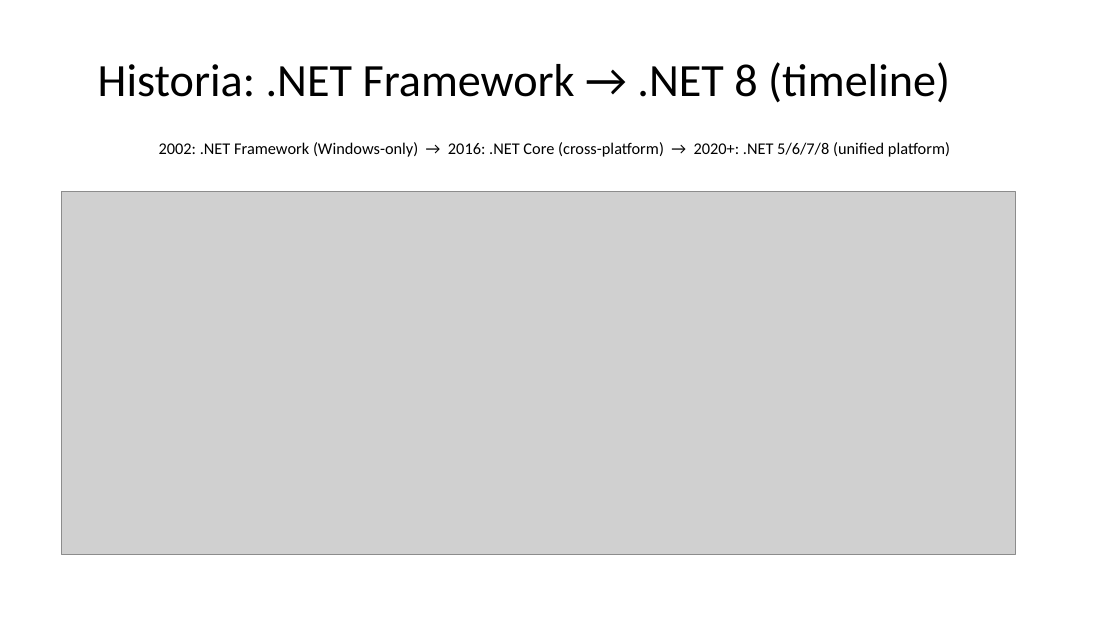
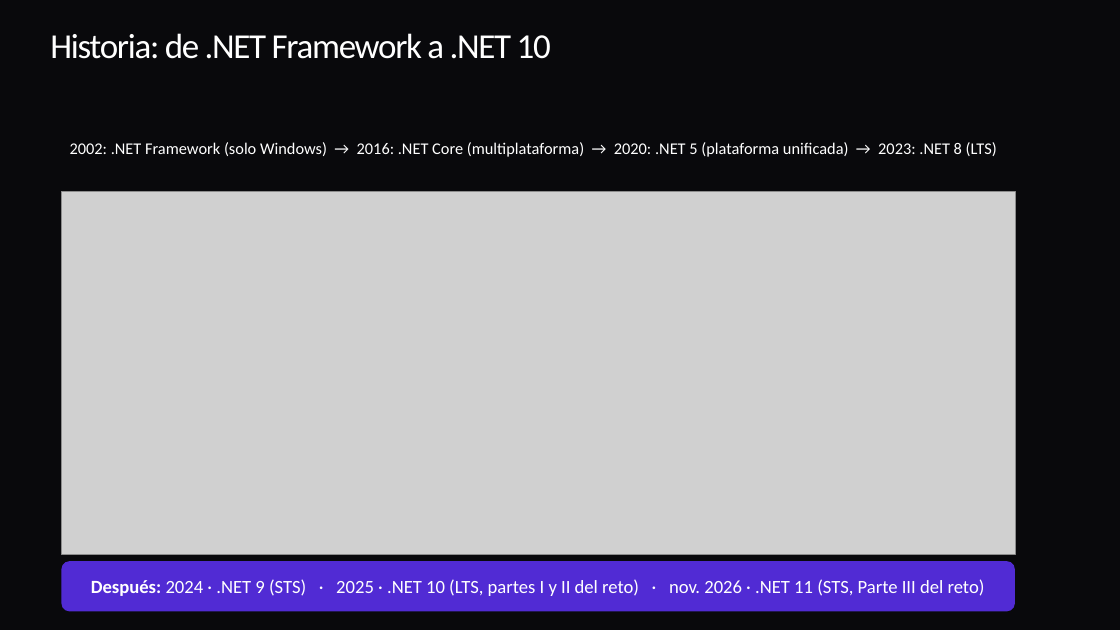
Before and after one commit to ybenzina/formacion-dotnet-junior, a slide deck: slide 6 of docs/masterclasses/masterclass-dotnet-technologies.pptx (slide 5 before the commit). Drawn at 1120x630 pixels with LibreOffice and Linux fonts; fonts in the diff are those of the drawing; grey boxes stand for pictures. Boxes give left, top, right and bottom in pixels: in the first picture for what was removed or moved away, otherwise in the second. Text is boxed around its words. In the diff, an @@ line names an element or a change of style, - is before the commit and + after.

```diff
--- a/docs/masterclasses/masterclass-dotnet-technologies.pptx
+++ b/docs/masterclasses/masterclass-dotnet-technologies.pptx
@@ background #FFFFFF to #09090C @@
@@ title "Historia: de .NET Framework a ..." at box(50, 33, 551, 59): vertical alignment middle to top @@
@@ title at box(50, 33, 551, 59): text changed; size 39.6 to 30 pt; text colour #000000 to #FFFFFF @@
-Historia: .NET Framework → .NET 8 (timeline)
+Historia: de .NET Framework a .NET 10
@@ text at box(70, 142, 997, 157): text changed; text colour #000000 to #FFFFFF @@
-2002: .NET Framework (Windows-only) → 2016: .NET Core (cross-platform) → 2020+: .NET 5/6/7/8 (unified platform)
+2002: .NET Framework (solo Windows) → 2016: .NET Core (multiplataforma) → 2020: .NET 5 (plataforma unificada) → 2023: .NET 8 (LTS)
@@ rounded rectangle added at box(61, 561, 1015, 612), fill #512BD4, 16 pt, text #FFFFFF @@
+Después: 2024 · .NET 9 (STS) · 2025 · .NET 10 (LTS, partes I y II del reto) · nov. 2026 · .NET 11 (STS, Parte III del reto)
```
Also in this commit, not shown: 8 other slides changed, 36 slides added, 16 slides removed, 14 other files.
